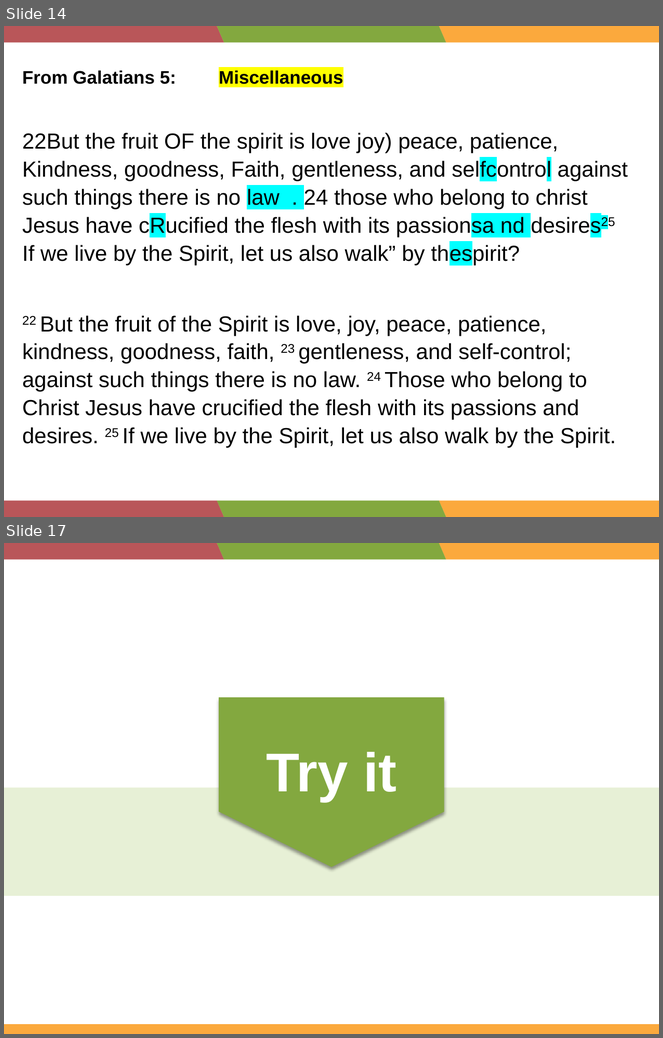
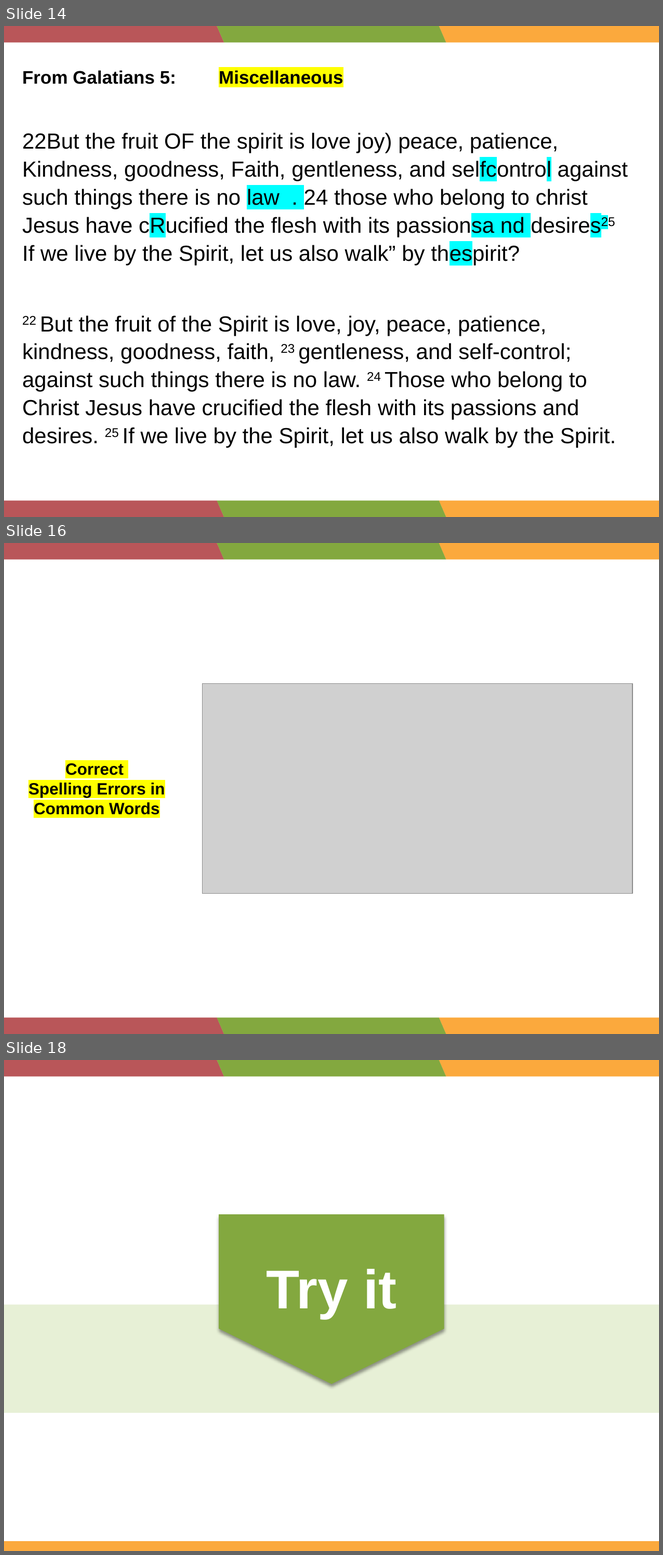
Before and after one commit to WycliffeAssociates/TS-biel-files, a slide deck: training/English (en)/Refinement and Publication Training [R&P]/Proofreading/Proofreading WT Slides.pptx. Shown one above the other, each under a label of ours: slides 14 and 17 before the commit, slides 14, 16 and 18 after it; the slides between them are not shown. The pictures are 663x1038 and 663x1555 pixels, drawn with LibreOffice and Linux fonts; fonts in the diff are those of the drawing; grey boxes stand for pictures. Boxes give left, top, right and bottom in pixels: in the first picture for what was removed or moved away, otherwise in the second. Text is boxed around its words. In the diff, an @@ line names an element or a change of style, - is before the commit and + after.

```diff
--- a/training/English (en)/Refinement and Publication Training [R&P]/Proofreading/Proofreading WT Slides.pptx
+++ b/training/English (en)/Refinement and Publication Training [R&P]/Proofreading/Proofreading WT Slides.pptx
@@ slide 16 added at (4, 543, 659, 1034), background #FFFFFF @@
@@ parallelogram added at (4, 543, 224, 560), fill #B95659 @@
@@ parallelogram added at (217, 543, 446, 560), fill #83A83F @@
@@ parallelogram added at (439, 543, 659, 560), fill #FBA93D @@
@@ picture added at (203, 683, 633, 893) @@
@@ text added at (28, 763, 165, 815), 18 pt, text #000000, bold @@
+Correct
+Spelling Errors in Common Words
@@ parallelogram added at (4, 1018, 224, 1034), fill #B95659 @@
@@ parallelogram added at (217, 1018, 446, 1034), fill #83A83F @@
@@ parallelogram added at (439, 1018, 659, 1034), fill #FBA93D @@
@@ what was slide 17 is now slide 18 @@
```
Also in this commit, not shown: 2 slides changed, 2 other files.
